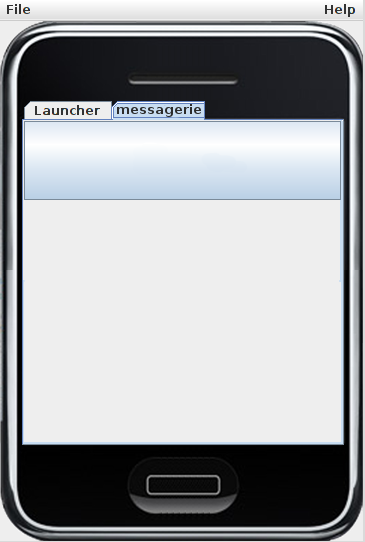
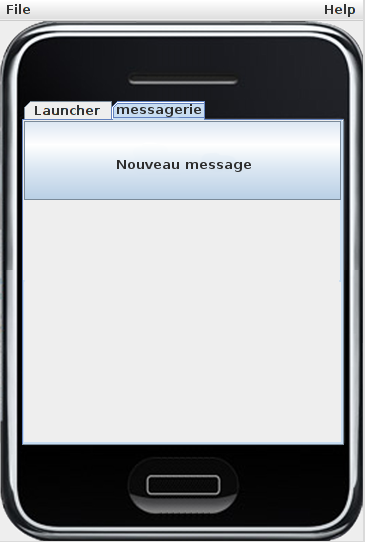
Comparing the layer stacks of the two 365 × 542 images. Changes:
renamed "Password" to "Nouveau message", showed it, moved it above "Onglet Envoyer Message", painted on it over [117, 160, 251, 172]
